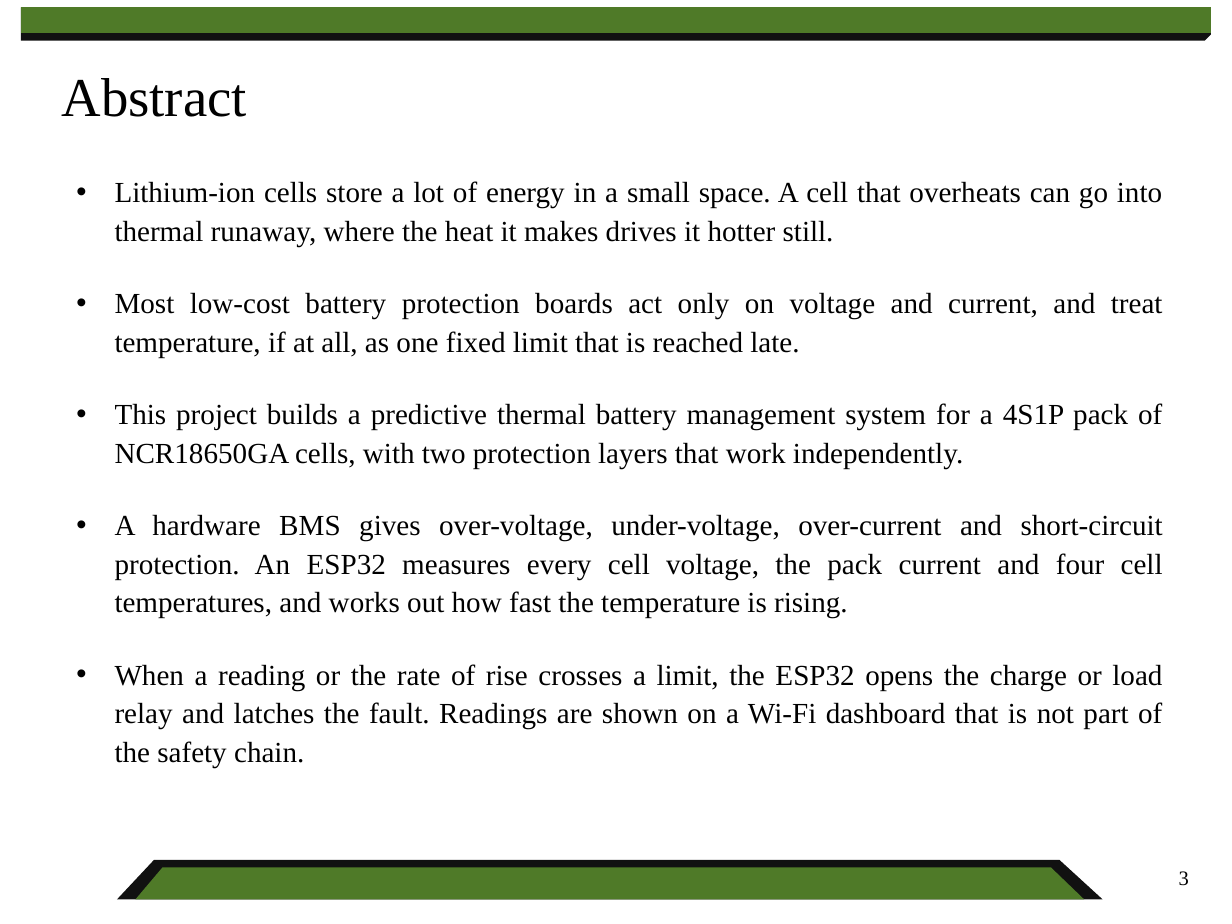
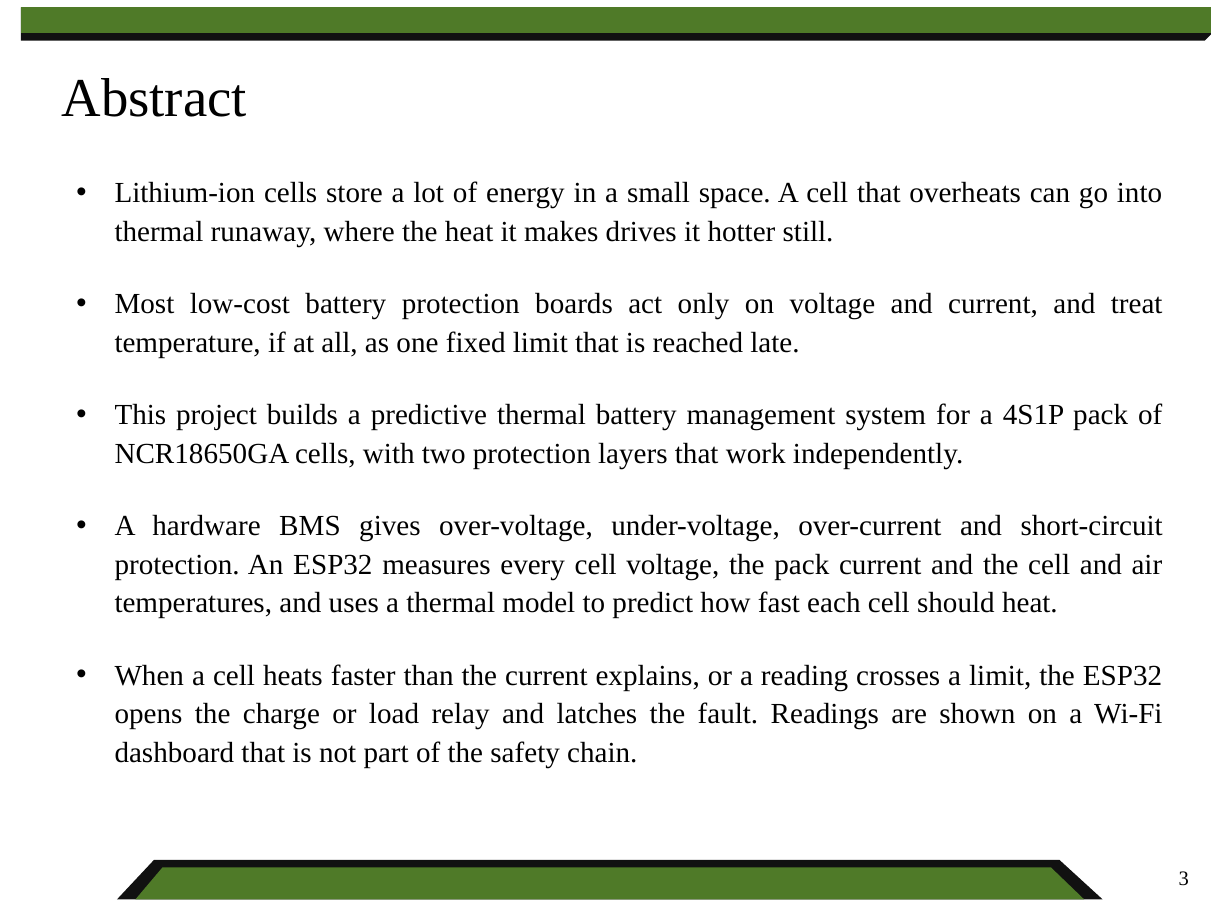
Before and after one commit to KiranPranay/moosi-bms, a slide deck: slide 3 of docs/reviews/first-review/Predictive_BMS_First_Review.pptx. Drawn at 1232x924 pixels with LibreOffice and Linux fonts; fonts in the diff are those of the drawing. Boxes give left, top, right and bottom in pixels: in the first picture for what was removed or moved away, otherwise in the second. Text is boxed around its words. In the diff, an @@ line names an element or a change of style, - is before the commit and + after.

```diff
--- a/docs/reviews/first-review/Predictive_BMS_First_Review.pptx
+++ b/docs/reviews/first-review/Predictive_BMS_First_Review.pptx
@@ text at [115,514,1163,767]: text changed @@
-• A hardware BMS gives over-voltage, under-voltage, over-current and short-circuit protection. An ESP32 measures every cell voltage, the pack current and four cell temperatures, and works out how fast the temperature is rising.
-• When a reading or the rate of rise crosses a limit, the ESP32 opens the charge or load relay and latches the fault. Readings are shown on a Wi-Fi dashboard that is not part of the safety chain.
+• A hardware BMS gives over-voltage, under-voltage, over-current and short-circuit protection. An ESP32 measures every cell voltage, the pack current and the cell and air temperatures, and uses a thermal model to predict how fast each cell should heat.
+• When a cell heats faster than the current explains, or a reading crosses a limit, the ESP32 opens the charge or load relay and latches the fault. Readings are shown on a Wi-Fi dashboard that is not part of the safety chain.
```
Also in this commit, not shown: 3 other slides changed, 11 other files.
